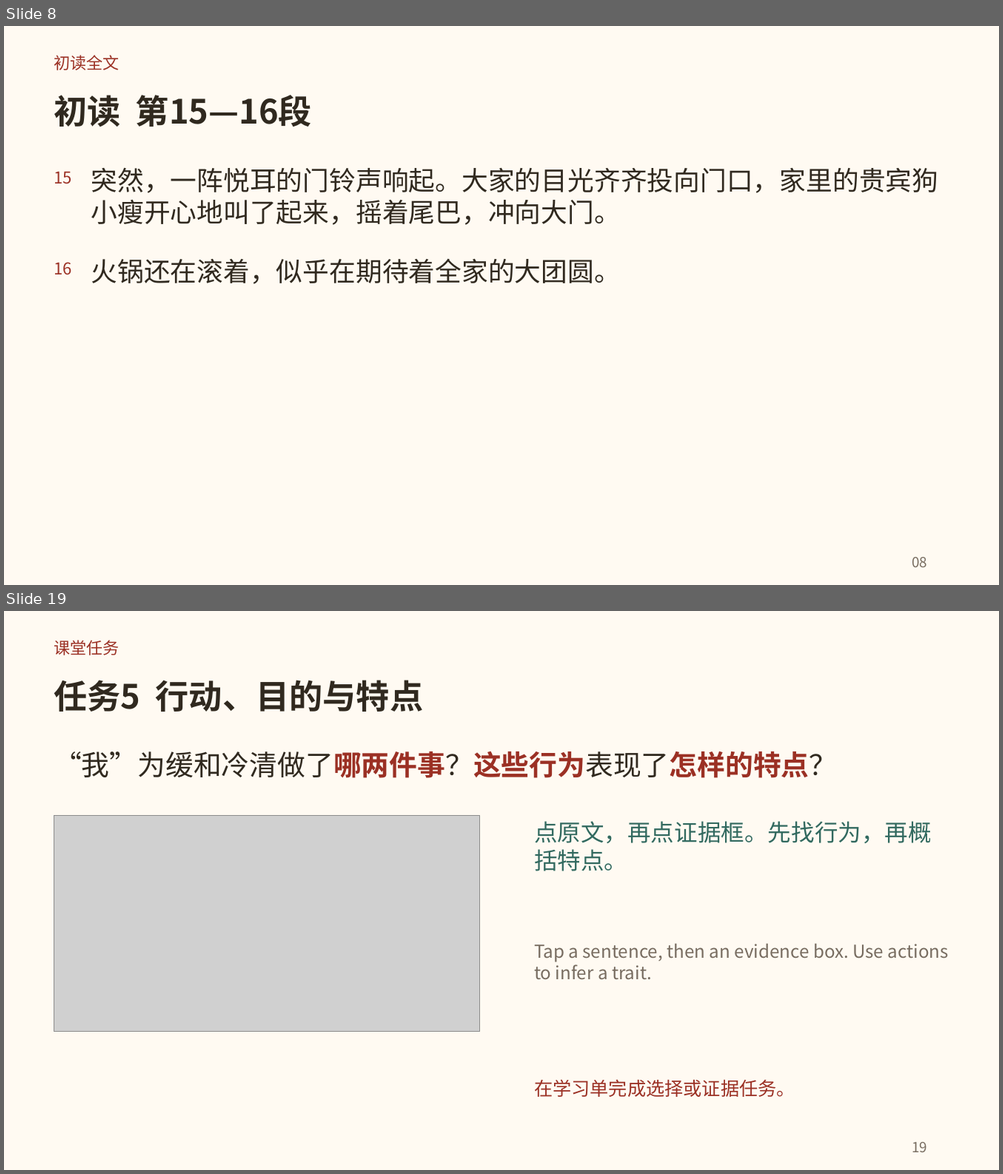
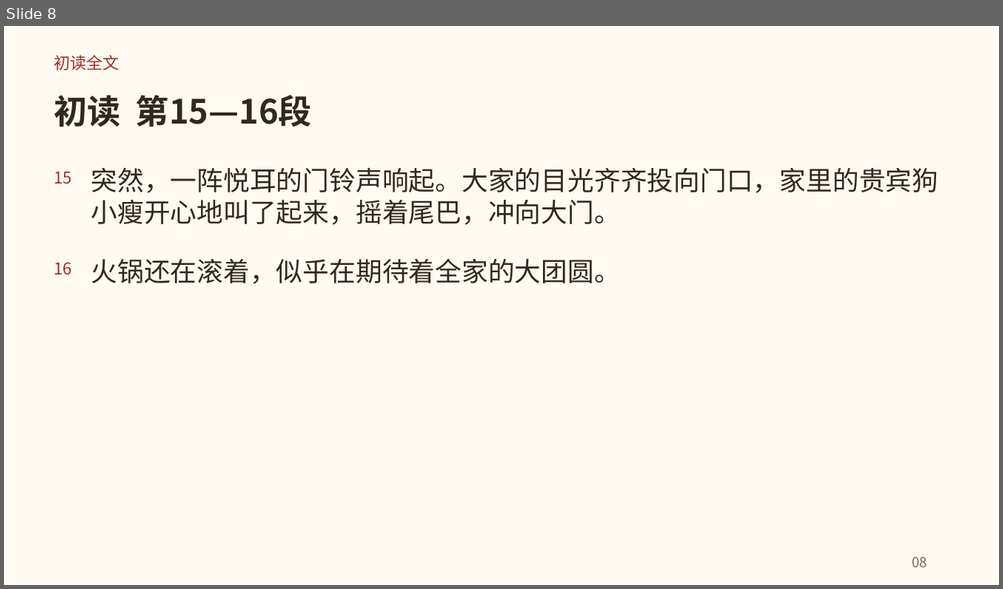
Before and after one commit to lf9675/huawentong-home, a slide deck: du/textbook/1hcl/unit2/tuanyuanfan/downloads/tuanyuanfan-teaching.pptx. Shown one above the other, each under a label of ours: slides 8 and 19 before the commit, slide 8 after it; the slides between them are not shown. The pictures are 1003x1174 and 1003x589 pixels, drawn with LibreOffice and Linux fonts; fonts in the diff are those of the drawing; grey boxes stand for pictures. Boxes give left, top, right and bottom in pixels: in the first picture for what was removed or moved away, otherwise in the second. Text is boxed around its words. In the diff, an @@ line names an element or a change of style, - is before the commit and + after.

```diff
--- a/du/textbook/1hcl/unit2/tuanyuanfan/downloads/tuanyuanfan-teaching.pptx
+++ b/du/textbook/1hcl/unit2/tuanyuanfan/downloads/tuanyuanfan-teaching.pptx
@@ slide 19 removed at bbox=[4, 611, 999, 1170], background #FFFAF2 @@
@@ text removed at bbox=[54, 640, 119, 655] @@
-课堂任务
@@ text removed at bbox=[54, 680, 424, 712] @@
-任务5 行动、目的与特点
@@ text removed at bbox=[54, 752, 836, 778] @@
-“我”为缓和冷清做了哪两件事？这些行为表现了怎样的特点？
@@ picture removed at bbox=[54, 815, 480, 1033] @@
@@ text removed at bbox=[534, 821, 931, 871] @@
-点原文，再点证据框。先找行为，再概
-括特点。
@@ text removed at bbox=[534, 943, 948, 980] @@
-Tap a sentence, then an evidence box. Use actions to infer a trait.
@@ text removed at bbox=[534, 1079, 795, 1097] @@
-在学习单完成选择或证据任务。
@@ text removed at bbox=[911, 1142, 927, 1153] @@
-19
```
Also in this commit, not shown: 1 slide changed, 20 slides added, 23 other slides removed, 42 other files.
